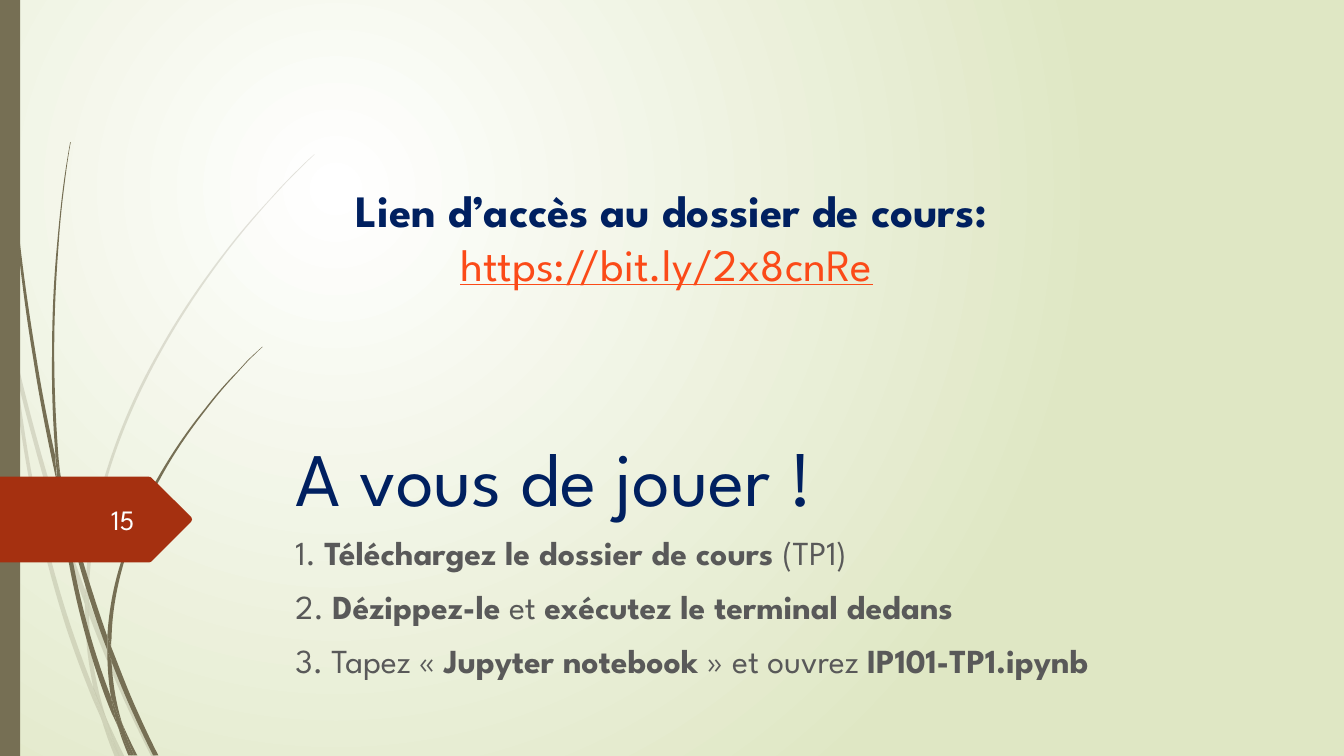
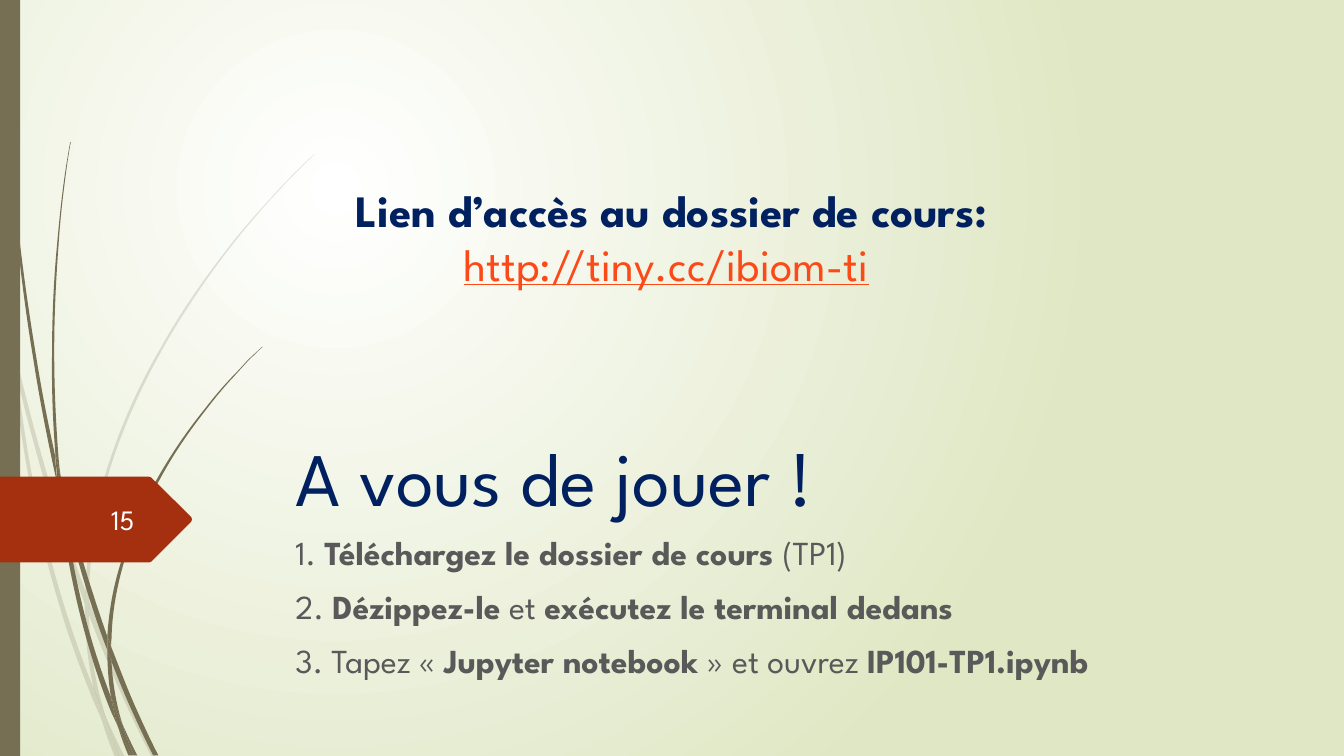
Before and after one commit to ma-riviere/IP101, a slide deck: slide 15 of Image Processing 101.pptx. Drawn at 1344x756 pixels with LibreOffice and Linux fonts; fonts in the diff are those of the drawing. Boxes give left, top, right and bottom in pixels: in the first picture for what was removed or moved away, otherwise in the second. Text is boxed around its words. In the diff, an @@ line names an element or a change of style, - is before the commit and + after.

```diff
--- a/Image Processing 101.pptx
+++ b/Image Processing 101.pptx
@@ text at (x1=356, y1=196, x2=987, y2=291): text changed @@
-Lien d’accès au dossier de cours: https://bit.ly/2x8cnRe
+Lien d’accès au dossier de cours: http://tiny.cc/ibiom-ti
```
Also in this commit, not shown: 7 other slides changed, 17 other files.
